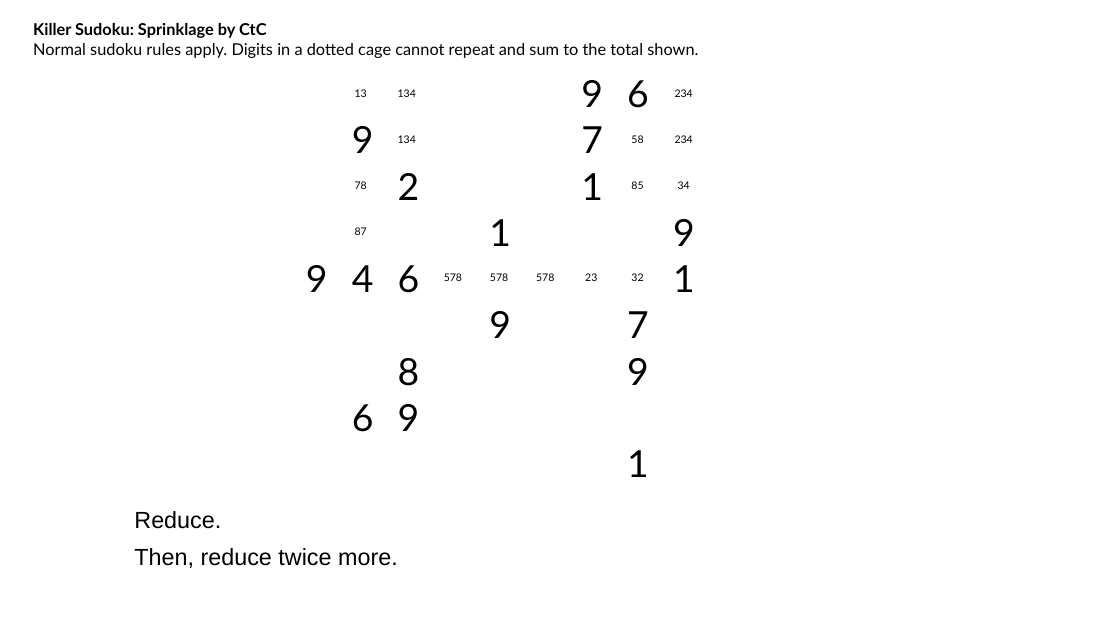
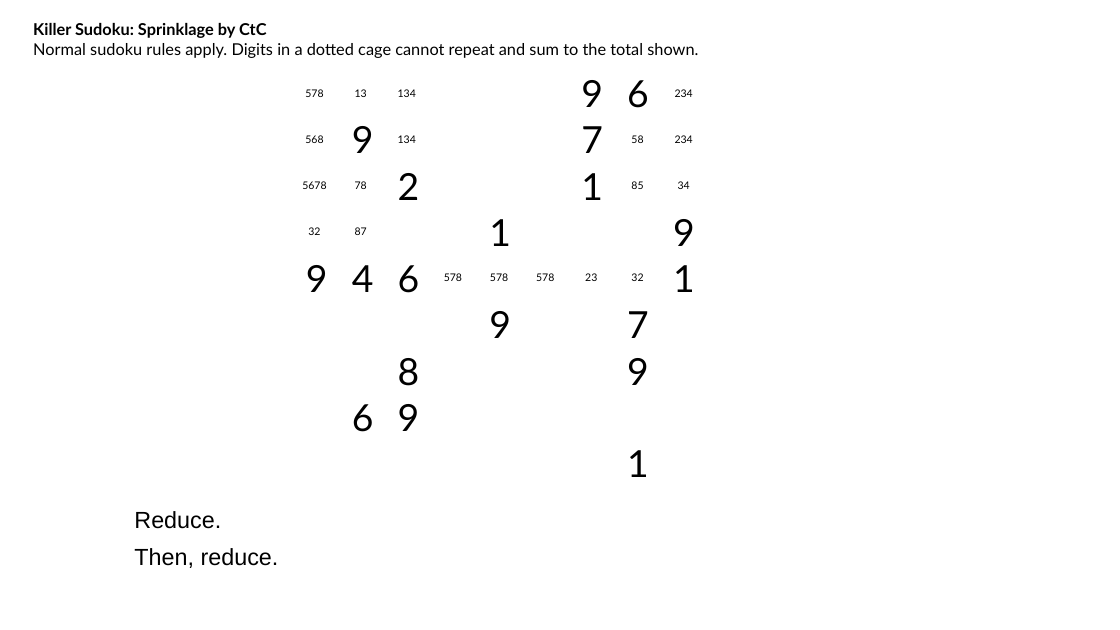
Before and after one commit to jhardis/WSJ_Number_Puzzles, a slide deck: slide 17 of 20261024_1.pptx (slide 16 before the commit). Drawn at 1120x630 pixels with LibreOffice and Linux fonts; fonts in the diff are those of the drawing; background and template pictures are left out. Boxes give left, top, right and bottom in pixels: in the first picture for what was removed or moved away, otherwise in the second. Text is boxed around its words. In the diff, an @@ line names an element or a change of style, - is before the commit and + after.

```diff
--- a/20261024_1.pptx
+++ b/20261024_1.pptx
@@ text added at box(305, 89, 323, 97), 9 pt, text #000000 @@
+578
@@ text added at box(305, 135, 323, 143), 9 pt, text #000000 @@
+568
@@ text added at box(302, 181, 326, 189), 9 pt, text #000000 @@
+5678
@@ text added at box(308, 227, 320, 235), 9 pt, text #000000 @@
+32
@@ text at box(134, 548, 279, 568): text changed @@
-Then, reduce twice more.
+Then, reduce.
```
Also in this commit, not shown: 23 other slides changed, 7 slides removed.
